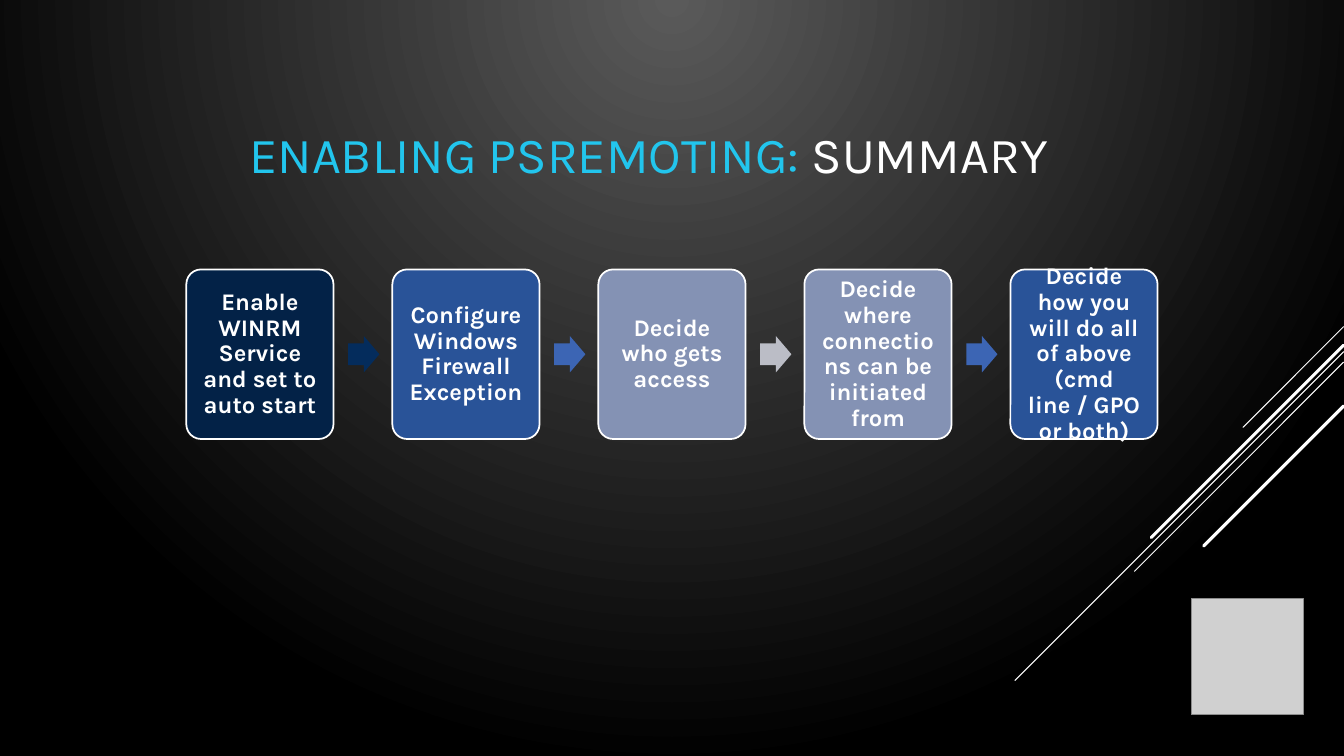
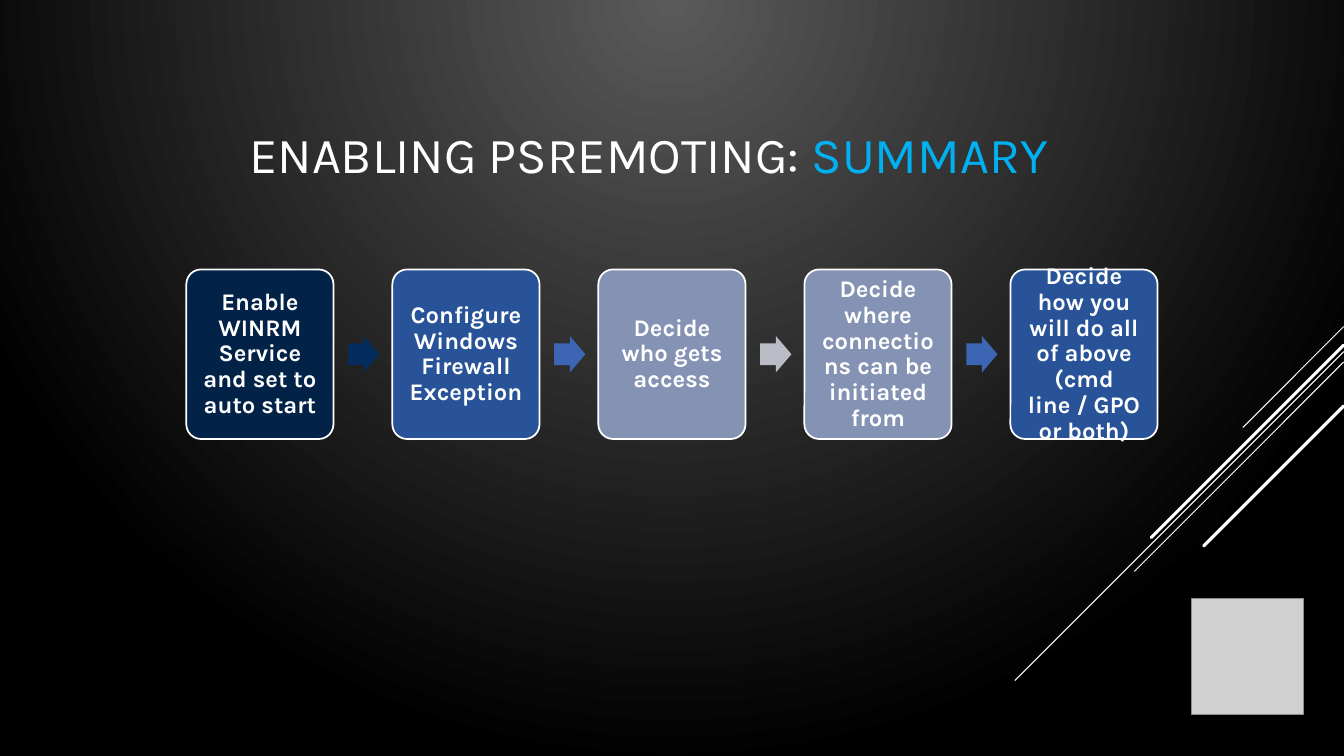
Before and after one commit to compwiz32/Presentations, a slide deck: slide 29 of 2019-08 PowerShell Chattanooga/PSRemoting - From 0 to Lockdown.pptx (slide 27 before the commit). Drawn at 1344x756 pixels with LibreOffice and Linux fonts; fonts in the diff are those of the drawing; grey boxes stand for pictures. Boxes give left, top, right and bottom in pixels: in the first picture for what was removed or moved away, otherwise in the second. Text is boxed around its words. In the diff, an @@ line names an element or a change of style, - is before the commit and + after.

```diff
--- a/2019-08 PowerShell Chattanooga/PSRemoting - From 0 to Lockdown.pptx
+++ b/2019-08 PowerShell Chattanooga/PSRemoting - From 0 to Lockdown.pptx
@@ title "ENABLING PSREMOTING: SUMMARY" at (x1=249, y1=140, x2=1048, y2=174): text colour #22C5ED to #FFFFFF in "ENABLING PSREMOTING:"; text colour #FFFFFF to #00B0F0 in "SUMMARY" @@
```
Also in this commit, not shown: 2 other slides changed, 2 slides added.
